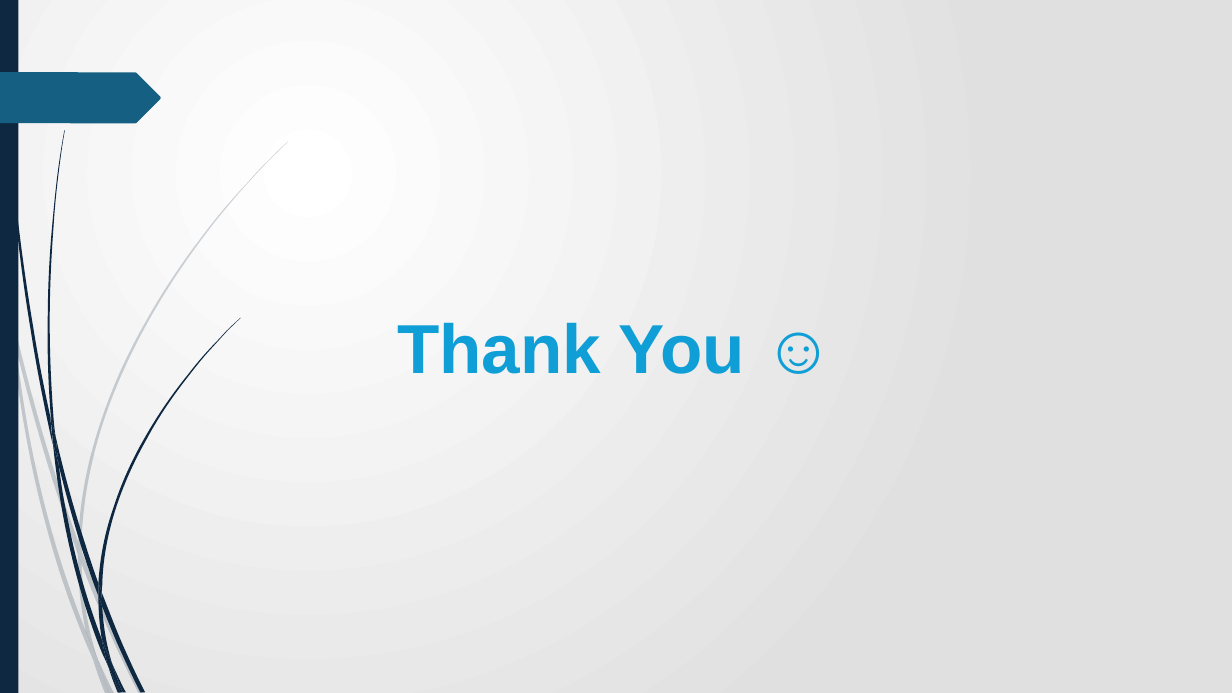
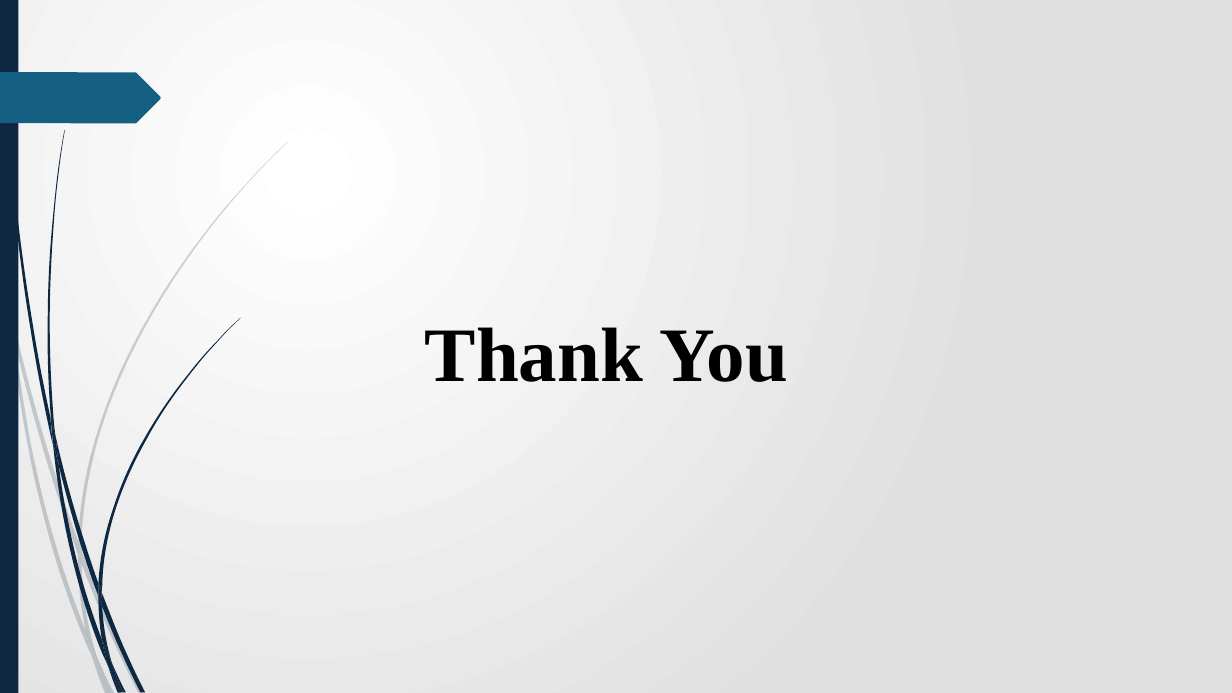
Before and after one commit to James-tech4/JAMES-PHASE-3-DSPT-8-PROJECT, a slide deck: slide 21 of Presentation.pptx (slide 35 before the commit). Drawn at 1232x693 pixels with LibreOffice and Linux fonts; fonts in the diff are those of the drawing. Boxes give left, top, right and bottom in pixels: in the first picture for what was removed or moved away, otherwise in the second. Text is boxed around its words. In the diff, an @@ line names an element or a change of style, - is before the commit and + after.

```diff
--- a/Presentation.pptx
+++ b/Presentation.pptx
@@ text at [425, 327, 787, 382]: text changed; size 54 to 60 pt; font Arial to Times New Roman; text colour #0F9ED5 to #000000 @@
-Thank You ☺
+Thank You
```
Also in this commit, not shown: 3 other slides changed, 2 slides added, 15 slides removed.
